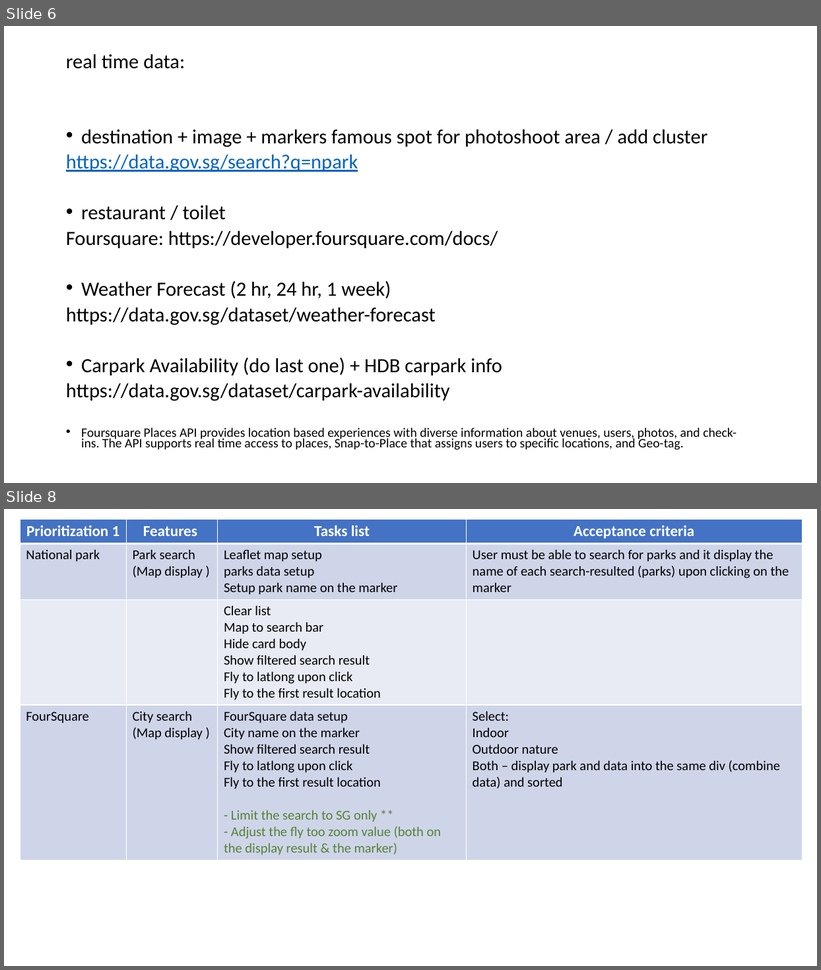
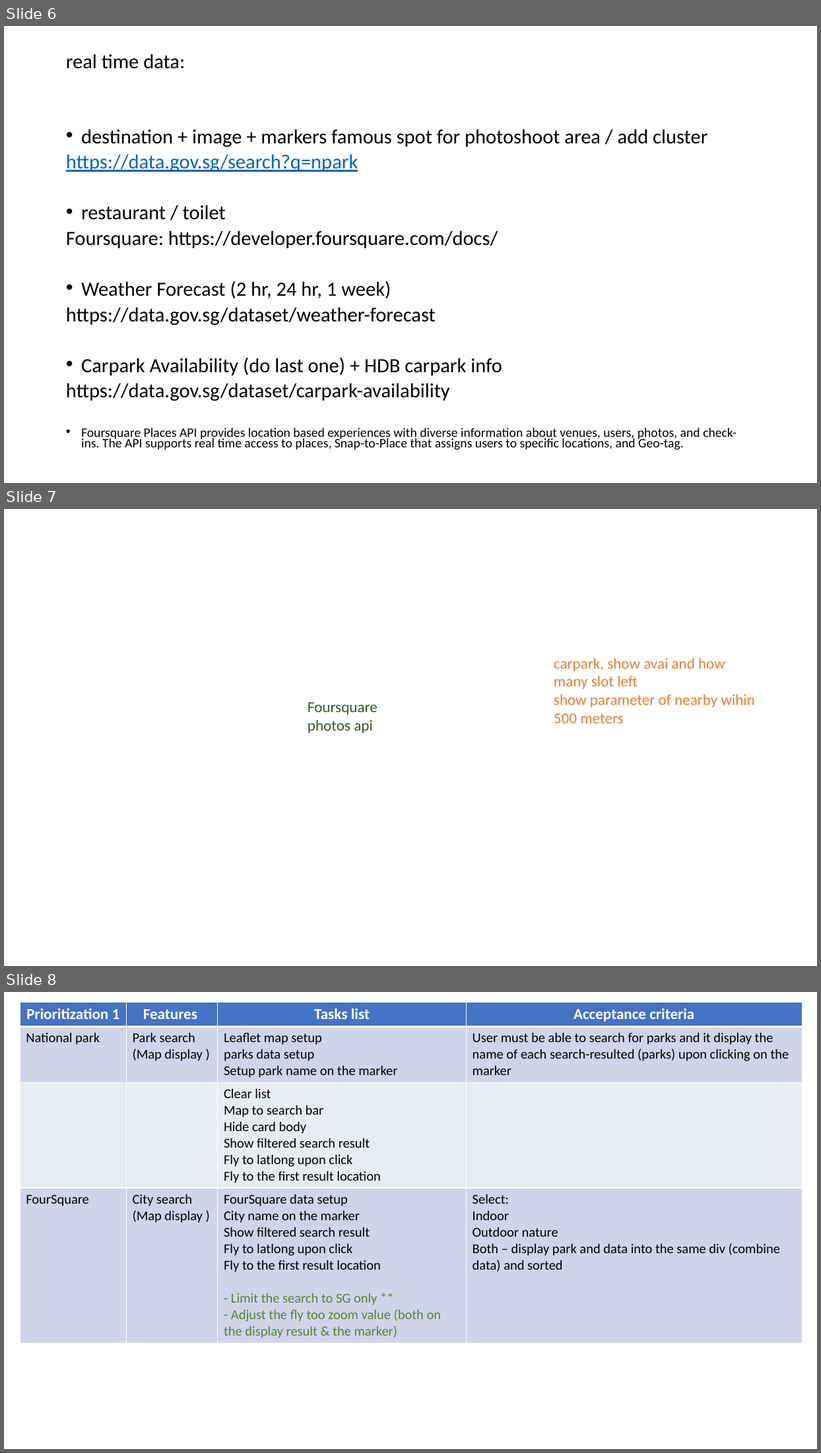
Before and after one commit to annette-p/pre-wedding-photoshoot-locations, a slide deck: wireframe.pptx. Shown one above the other, each under a label of ours: slides 6 and 8 before the commit, slides 6, 7 and 8 after it; the slides between them are not shown. The pictures are 821x970 and 821x1453 pixels, drawn with LibreOffice and Linux fonts; fonts in the diff are those of the drawing. Boxes give left, top, right and bottom in pixels: in the first picture for what was removed or moved away, otherwise in the second. Text is boxed around its words. In the diff, an @@ line names an element or a change of style, - is before the commit and + after.

```diff
--- a/wireframe.pptx
+++ b/wireframe.pptx
@@ slide 7 added at (4,509,817,966), background #FFFFFF @@
@@ text added at (554,658,755,723), 18 pt, text #ED7D31 @@
+carpark, show avai and how many slot left
+show parameter of nearby wihin 500 meters
@@ text added at (308,702,378,733), 18 pt, text #385723 @@
+Foursquare photos api
```
Also in this commit, not shown: 3 slides changed, 1 slide removed, 2 other files.
